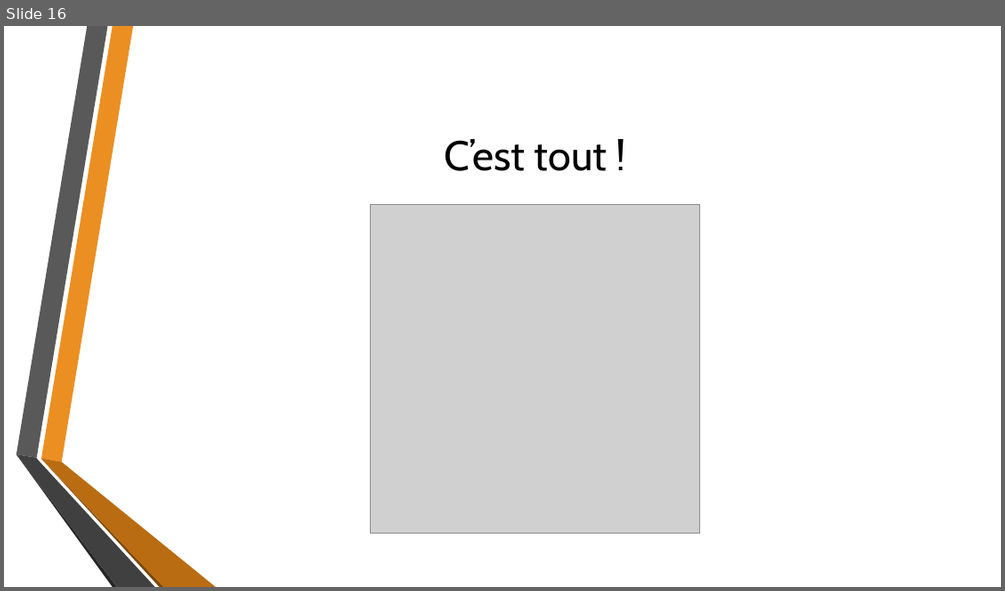
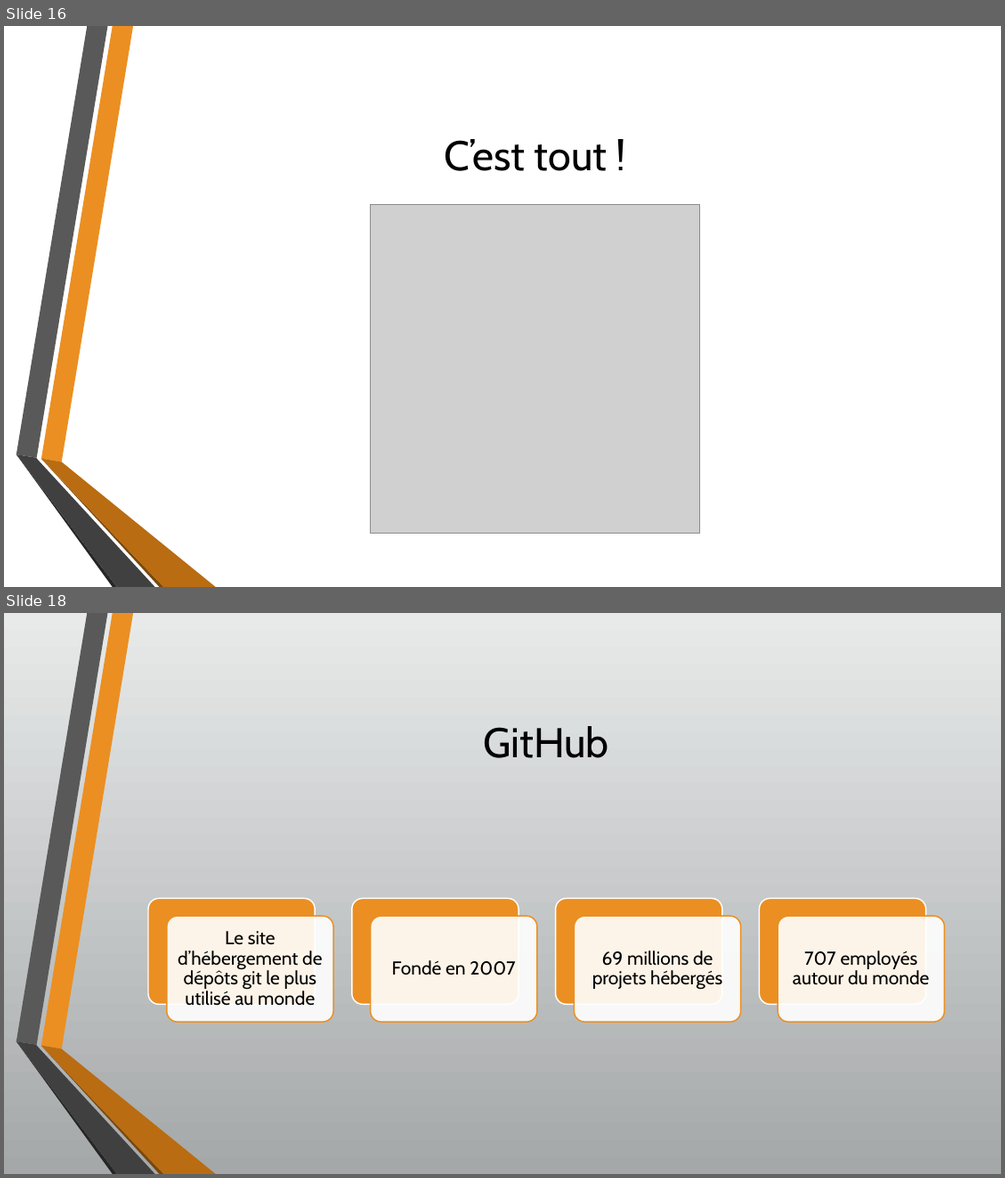
Before and after one commit to MatRenaud/Tptravailinfo, a slide deck: GitPresentation.pptx. Shown one above the other, each under a label of ours: slide 16 before the commit, slides 16 and 18 after it; the slides between them are not shown. The pictures are 1005x591 and 1005x1178 pixels, drawn with LibreOffice and Linux fonts; fonts in the diff are those of the drawing; grey boxes stand for pictures; background and template pictures are left out. Boxes give left, top, right and bottom in pixels: in the first picture for what was removed or moved away, otherwise in the second. Text is boxed around its words. In the diff, an @@ line names an element or a change of style, - is before the commit and + after.

```diff
--- a/GitPresentation.pptx
+++ b/GitPresentation.pptx
@@ slide 18 added at bbox=[4, 613, 1001, 1174], background gradient #E9EAEB to #A5A8A9; not listed: 6 template elements that a slide beside it also shows @@
@@ title added at bbox=[484, 726, 609, 758], 40 pt, text #000000 @@
+GitHub
@@ group added at bbox=[148, 898, 945, 1022]: 8 rounded rectangles, 4 texts @@
+Le site d’hébergement de dépôts git le plus utilisé au monde
+Fondé en 2007
+69 millions de projets hébergés
+707 employés autour du monde
```
Also in this commit, not shown: 16 other slides added, 9 other files.
